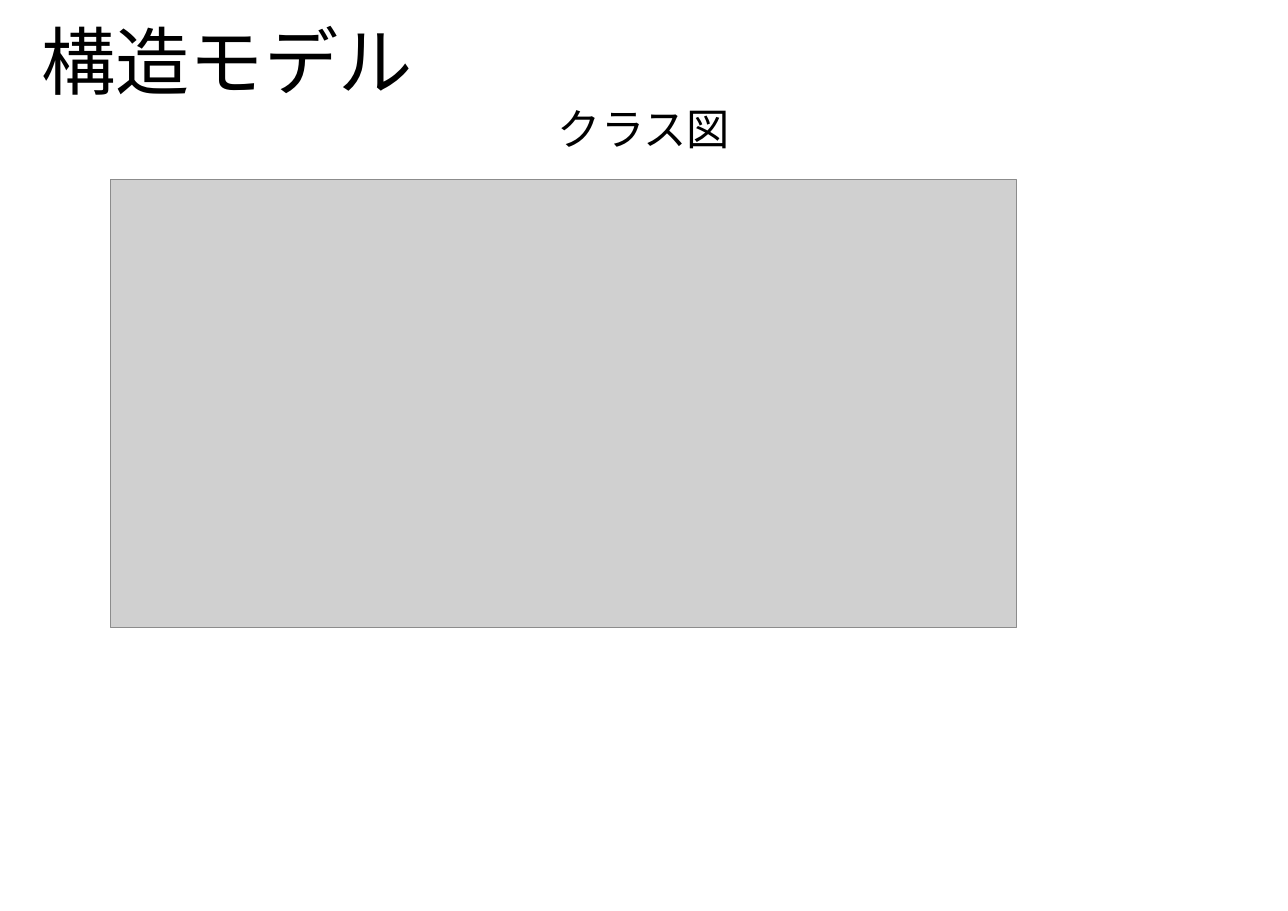
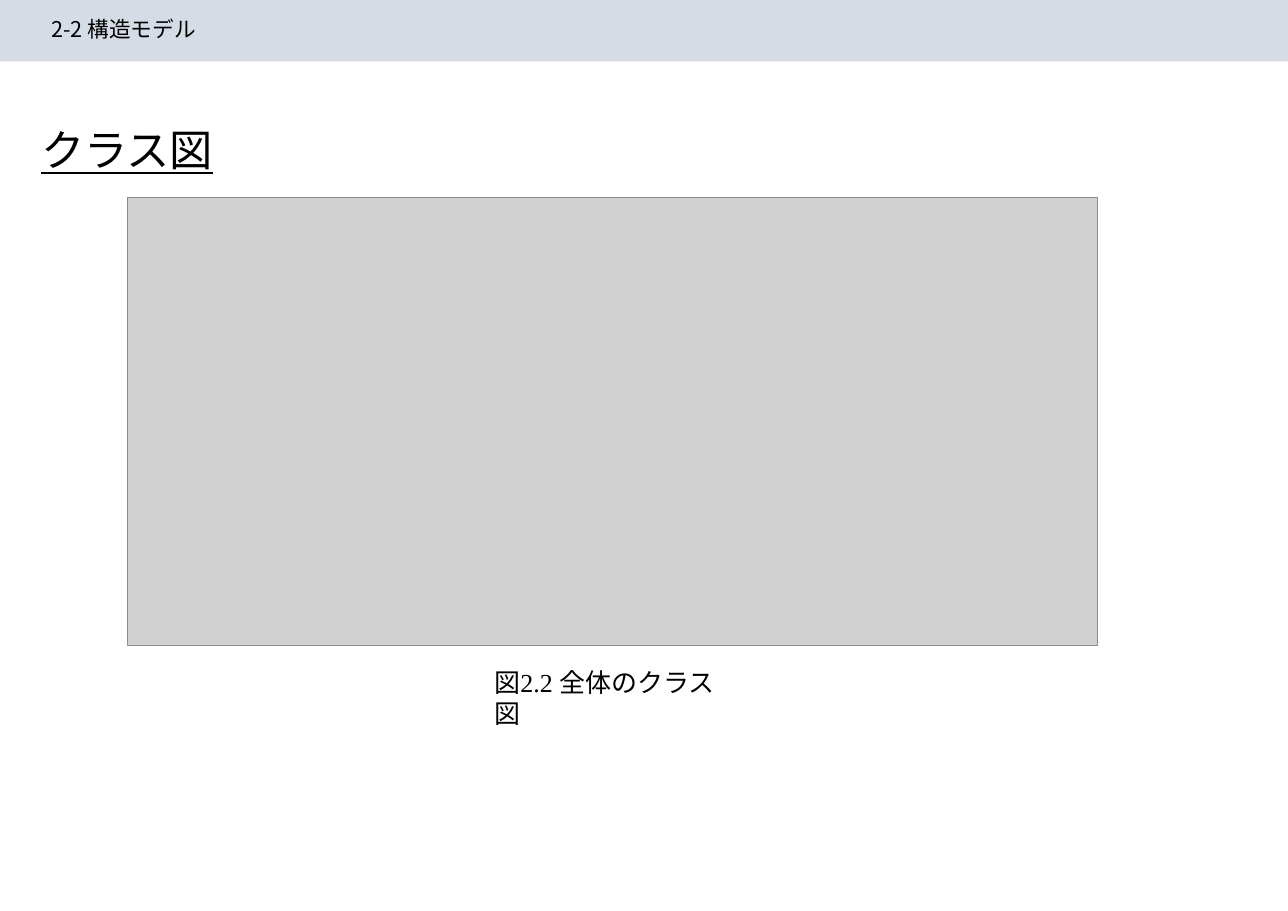
Before and after one commit to ishiki11/robot_b-team, a slide deck: slide 4 of model_file_template_primary.pptx. Drawn at 1288x911 pixels with LibreOffice and Linux fonts; fonts in the diff are those of the drawing; grey boxes stand for pictures. Boxes give left, top, right and bottom in pixels: in the first picture for what was removed or moved away, otherwise in the second. Text is boxed around its words. In the diff, an @@ line names an element or a change of style, - is before the commit and + after.

Commit message:
機能モデルの修正

```diff
--- a/model_file_template_primary.pptx
+++ b/model_file_template_primary.pptx
@@ title "2-2 構造モデル": place and size @@
-title "2-2 構造モデル" at [41, 26, 412, 95]
+title "2-2 構造モデル" at [0, 0, 1288, 62]
@@ title "2-2 構造モデル" at [0, 0, 1288, 62]: fill none to #D6DCE5 @@
@@ title at [51, 18, 196, 39]: text changed; size 68.6 to 20 pt; font Calibri to Noto Sans CJK JP @@
-構造モデル
+2-2 構造モデル
@@ text "クラス図": place and size @@
-text "クラス図" at [558, 110, 730, 149]
+text "クラス図" at [41, 131, 213, 174]
@@ text "クラス図" at [41, 131, 213, 174]: underline on @@
@@ picture: place and size @@
-picture at [111, 179, 1018, 627]
+picture at [127, 198, 1098, 646]
@@ text added at [494, 670, 714, 694], 24 pt, text #000000 @@
+図2.2 全体のクラス図
```
Also in this commit, not shown: 2 other slides changed.
